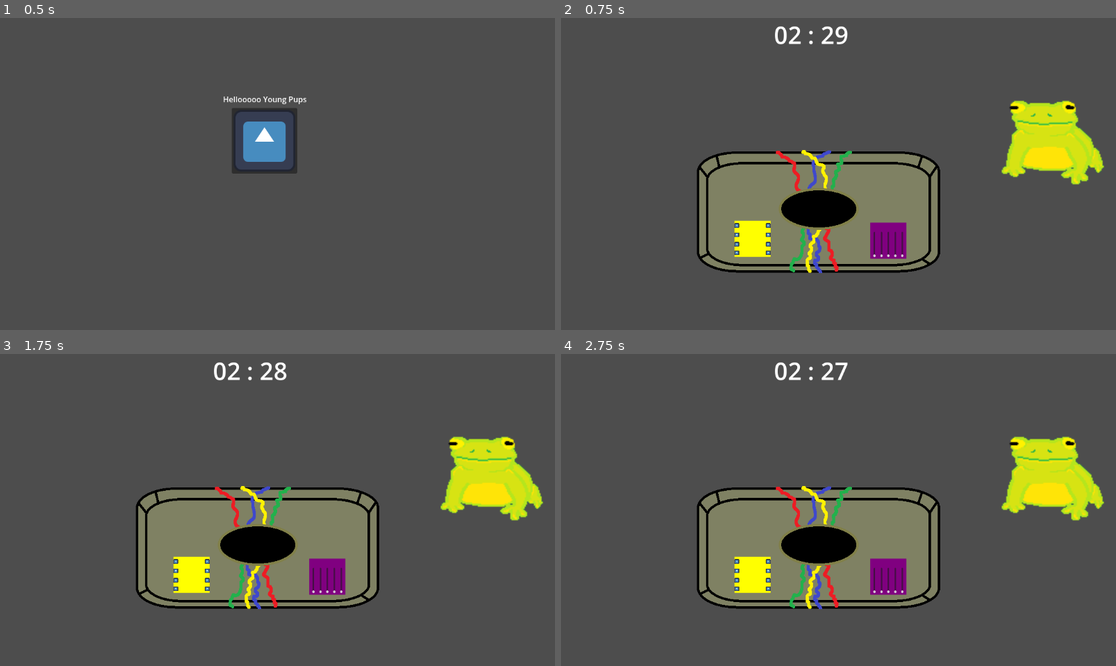
Above: before the commit, frames 1-4 (two rows, left to right).
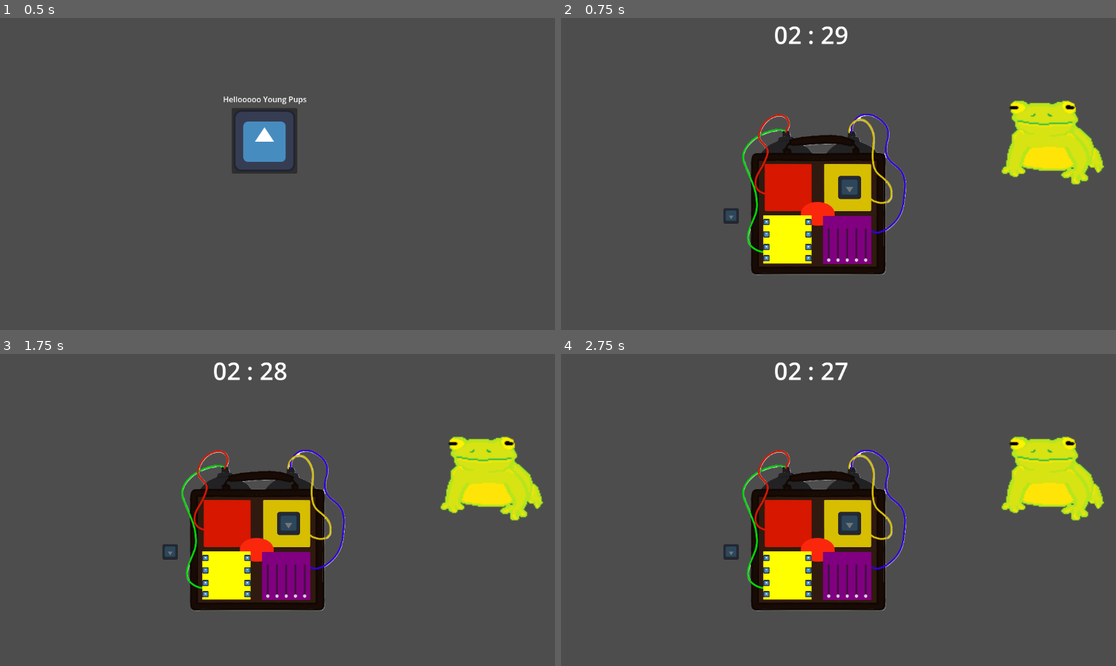
Above: after the commit, the same moments.

Repository: DepressoExpressoBoi/Godot-Wild-Jam-Signal
Game: Godot game, scene res://scenes/game_controller.tscn
The game is run twice, just before and just after one commit, with the same random seed, the same clock (stepped at 60 frames per second) and the same inputs. The engine's default icon, where the game draws it, is replaced by a stand-in: a white triangle on a blue panel in a dark square.
Inputs (mouse positions are in pixels of both pictures, inside the frame that each line leads up to; where the layout moved, square brackets give the same spot in the first picture):
- Up to frame 1 (0.5 s): no input
- Up to frame 2 (0.75 s): click (827, 139) at 0.5 s
- Up to frame 3 (1.75 s): click (205, 569) [177, 572] at 1.25 s
- Up to frame 4 (2.75 s): click (766, 581) [738, 581] at 2 s

Frame 1 is identical in both runs. In frame 2, 17% of the frame differs, in the area x 24-69%, y 30-83%; in frame 3, 17%; in frame 4, 17%.

Commit message:
Added bomba code to slect 4 random puzzles, need to add placement code in bomba, and jimmy clues a

Diff:
--- /dev/null
+++ b/scenes/bomb.gd
@@ -0,0 +1,17 @@
+extends Sprite2D
+@onready var all_puzzles = [$WireMatch, $PowerSliders, $PuzzleA, $PuzzleA2, $PuzzleA3, $PuzzleA4]
+var bomb_puzzles = []
+
+# red, yellow, green, blue
+func _ready() -> void:
+	var selected_puzzle
+	var remaining_puzzles
+	for i in 4:
+		selected_puzzle = all_puzzles.pick_random()
+		all_puzzles.erase(selected_puzzle)
+		bomb_puzzles.append(selected_puzzle)
+
+	remaining_puzzles = all_puzzles.filter(func(puzzle): return not bomb_puzzles.has(puzzle))
+
+	for puzzle in remaining_puzzles:
+		puzzle.queue_free()
--- a/scenes/bomb.tscn
+++ b/scenes/bomb.tscn
@@ -1,23 +1,42 @@
 [gd_scene format=3 uid="uid://cecyb2swr8ihe"]
 
-[ext_resource type="Texture2D" uid="uid://d00iwtmqsre37" path="res://assets/la_bomba.png" id="1_j15uc"]
+[ext_resource type="Texture2D" uid="uid://cx7xt3ttodkjl" path="res://assets/la_bomba_real.png" id="1_nxi8k"]
 [ext_resource type="PackedScene" uid="uid://bkyl2ft0vr0v6" path="res://scenes/puzzle_scenes/wire_match.tscn" id="2_84slv"]
 [ext_resource type="PackedScene" uid="uid://c8llpsare1wuv" path="res://scenes/puzzle_scenes/power_sliders.tscn" id="2_j15uc"]
+[ext_resource type="Script" uid="uid://ba70aqyd6uj38" path="res://scenes/bomb.gd" id="2_nxi8k"]
+[ext_resource type="PackedScene" uid="uid://ctlippocb5mar" path="res://scenes/puzzle_scenes/puzzle_a.tscn" id="5_1hf1o"]
 
 [node name="Bomb" type="Sprite2D" unique_id=258079969]
-scale = Vector2(2, 2)
-texture = ExtResource("1_j15uc")
+scale = Vector2(0.25, 0.25)
+texture = ExtResource("1_nxi8k")
+script = ExtResource("2_nxi8k")
 
 [node name="WireMatch" parent="." unique_id=1920518845 instance=ExtResource("2_84slv")]
-offset_left = -175.0
-offset_top = 19.0
-offset_right = -303.0
-offset_bottom = 371.0
-scale = Vector2(0.075, 0.075)
+offset_left = -460.0
+offset_top = 32.000004
+offset_right = -588.0
+offset_bottom = 384.0
+scale = Vector2(0.4, 0.4)
 
 [node name="PowerSliders" parent="." unique_id=124821330 instance=ExtResource("2_j15uc")]
-offset_left = 107.0
-offset_top = 23.0
-offset_right = -21.0
-offset_bottom = 375.0
-scale = Vector2(0.075, 0.075)
+offset_left = 36.000008
+offset_top = 36.000004
+offset_right = -92.0
+offset_bottom = 388.0
+scale = Vector2(0.4, 0.4)
+
+[node name="PuzzleA" parent="." unique_id=222436367 instance=ExtResource("5_1hf1o")]
+position = Vector2(-725, -97)
+rotation = -3.1415925
+
+[node name="PuzzleA2" parent="." unique_id=1224516529 instance=ExtResource("5_1hf1o")]
+position = Vector2(-727, 36)
+rotation = -3.1415925
+
+[node name="PuzzleA3" parent="." unique_id=639904903 instance=ExtResource("5_1hf1o")]
+position = Vector2(256, -200)
+scale = Vector2(1.5, 1.5)
+
+[node name="PuzzleA4" parent="." unique_id=1435355195 instance=ExtResource("5_1hf1o")]
+position = Vector2(-268, -200)
+scale = Vector2(1.5, 1.5)
--- a/scenes/bomb_and_frog.tscn
+++ b/scenes/bomb_and_frog.tscn
@@ -9,7 +9,6 @@
 
 [node name="Bomb" parent="." unique_id=258079969 instance=ExtResource("1_1vjqw")]
 position = Vector2(535, 402)
-scale = Vector2(1, 1)
 
 [node name="Jimmy" parent="." unique_id=599400028 instance=ExtResource("2_xegqa")]
 position = Vector2(980, 209)
--- a/scenes/puzzle_scenes/wire_match.tscn
+++ b/scenes/puzzle_scenes/wire_match.tscn
@@ -69,6 +69,7 @@
 offset_top = 328.0
 offset_right = 128.0
 offset_bottom = 456.0
+mouse_filter = 1
 texture_normal = ExtResource("1_y2swr")
 texture_pressed = ExtResource("1_y2swr")
 stretch_mode = 0
@@ -79,6 +80,7 @@
 offset_top = 592.0
 offset_right = 128.0
 offset_bottom = 720.0
+mouse_filter = 1
 texture_normal = ExtResource("1_y2swr")
 texture_pressed = ExtResource("1_y2swr")
 stretch_mode = 0
@@ -89,6 +91,7 @@
 offset_top = 824.0
 offset_right = 128.0
 offset_bottom = 952.0
+mouse_filter = 1
 texture_normal = ExtResource("1_y2swr")
 texture_pressed = ExtResource("1_y2swr")
 stretch_mode = 0
--- a/scripts/puzzle_scripts/power_sliders.gd
+++ b/scripts/puzzle_scripts/power_sliders.gd
@@ -6,6 +6,7 @@
 @export var solved = false
 @export var shape_solution = []
 @export var color_designation = 'purple'
+@export var puzzle_type = 'PowerSliders'
 
 @onready var SliderMoon = $SliderMoon
 @onready var SliderCircle = $SliderCircle
--- a/scripts/puzzle_scripts/wire_match_puzzle/wire_match.gd
+++ b/scripts/puzzle_scripts/wire_match_puzzle/wire_match.gd
@@ -26,6 +26,7 @@
 @export var solved = false
 @export var shape_solution = []
 @export var color_designation = 'yellow'
+@export var puzzle_type = 'WireMatch'
 
 @onready var ShapeButtonLeft1 = $ShapeButtonLeft1
 @onready var ShapeButtonLeft2 = $ShapeButtonLeft2
@@ -265,16 +266,16 @@
 		check_wire_connection(ShapeConnectorRight4)
 	elif not right_area1_entered:
 		ShapeButtonLeft2.global_position = ShapeButtonLeft2DefaultPos
-		Wire1.clear_points()
+		Wire2.clear_points()
 	elif not right_area2_entered:
 		ShapeButtonLeft2.global_position = ShapeButtonLeft2DefaultPos
-		Wire1.clear_points()
+		Wire2.clear_points()
 	elif not right_area3_entered:
 		ShapeButtonLeft2.global_position = ShapeButtonLeft2DefaultPos
-		Wire1.clear_points()
+		Wire2.clear_points()
 	elif not right_area4_entered:
 		ShapeButtonLeft2.global_position = ShapeButtonLeft2DefaultPos
-		Wire1.clear_points()
+		Wire2.clear_points()
 
 	if not wire2connected:
 		ShapeButtonLeft2.global_position = ShapeButtonLeft2DefaultPos
@@ -296,16 +297,16 @@
 		check_wire_connection(ShapeConnectorRight4)
 	elif not right_area1_entered:
 		ShapeButtonLeft3.global_position = ShapeButtonLeft3DefaultPos
-		Wire1.clear_points()
+		Wire3.clear_points()
 	elif not right_area2_entered:
 		ShapeButtonLeft3.global_position = ShapeButtonLeft3DefaultPos
-		Wire1.clear_points()
+		Wire3.clear_points()
 	elif not right_area3_entered:
 		ShapeButtonLeft3.global_position = ShapeButtonLeft3DefaultPos
-		Wire1.clear_points()
+		Wire3.clear_points()
 	elif not right_area4_entered:
 		ShapeButtonLeft3.global_position = ShapeButtonLeft3DefaultPos
-		Wire1.clear_points()
+		Wire3.clear_points()
 
 	if not wire3connected:
 		ShapeButtonLeft3.global_position = ShapeButtonLeft3DefaultPos
@@ -327,16 +328,16 @@
 		check_wire_connection(ShapeConnectorRight4)
 	elif not right_area1_entered:
 		ShapeButtonLeft4.global_position = ShapeButtonLeft4DefaultPos
-		Wire1.clear_points()
+		Wire4.clear_points()
 	elif not right_area2_entered:
 		ShapeButtonLeft4.global_position = ShapeButtonLeft4DefaultPos
-		Wire1.clear_points()
+		Wire4.clear_points()
 	elif not right_area3_entered:
 		ShapeButtonLeft4.global_position = ShapeButtonLeft4DefaultPos
-		Wire1.clear_points()
+		Wire4.clear_points()
 	elif not right_area4_entered:
 		ShapeButtonLeft4.global_position = ShapeButtonLeft4DefaultPos
-		Wire1.clear_points()
+		Wire4.clear_points()
 
 	if not wire4connected:
 		ShapeButtonLeft4.global_position = ShapeButtonLeft4DefaultPos
Binary file added: assets/la_bomba_real.png
Not shown, added: assets/la_bomba_real.png.import
Not shown, added: scenes/bomb.gd.uid
